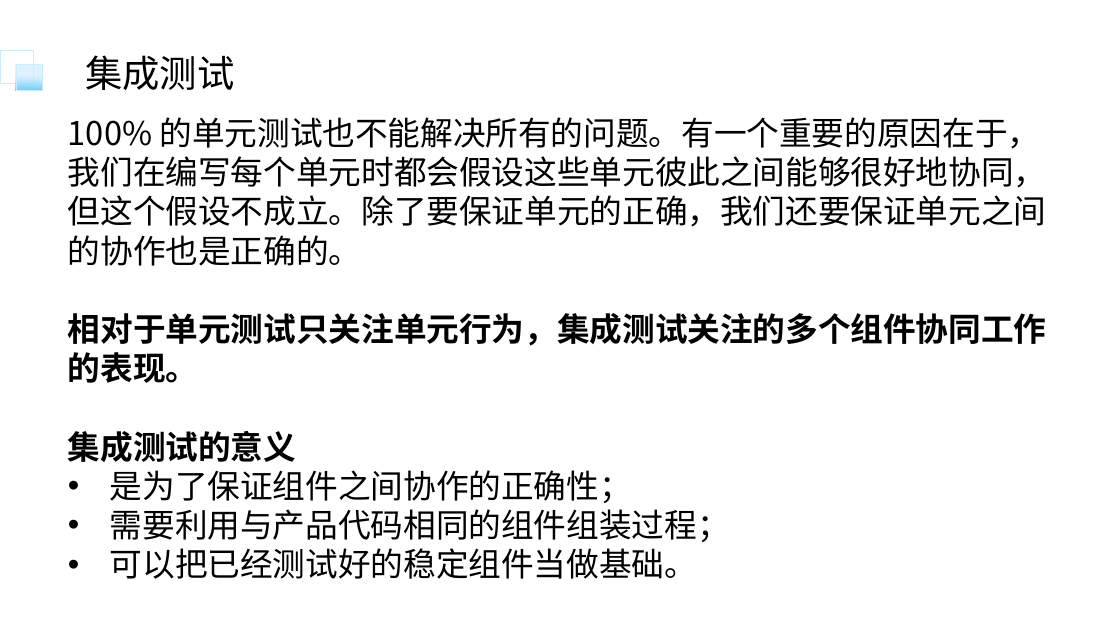
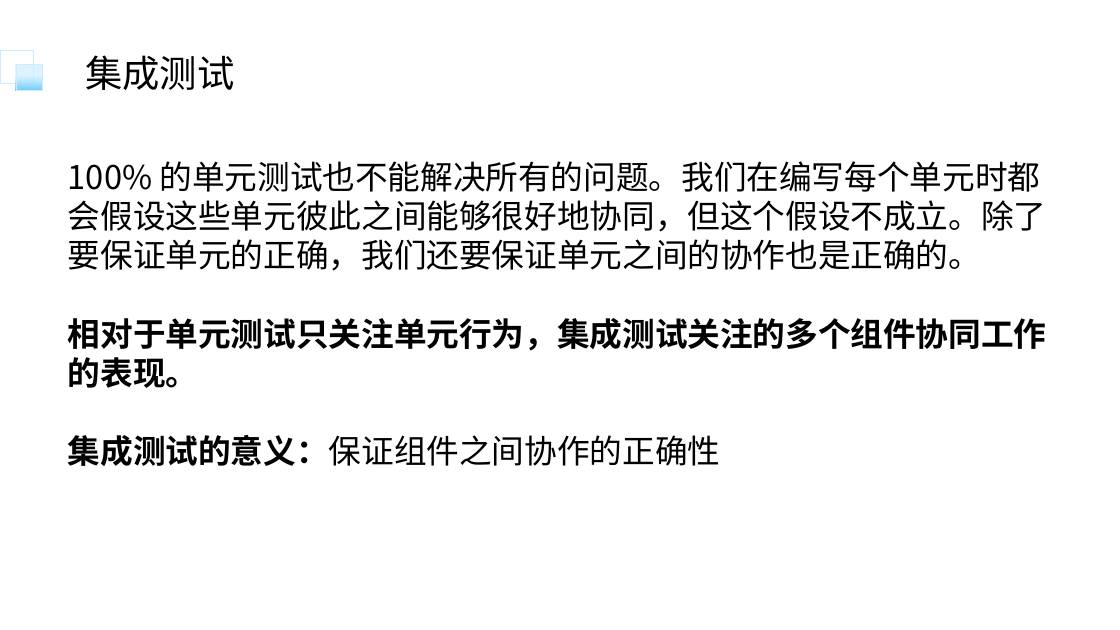
Before and after one commit to bitkylin/featureLab, a slide deck: slide 5 of learning/流程引擎断网环境下集成测试的实践/分享/流程引擎断网环境下集成测试的实践.pptx (slide 6 before the commit). Drawn at 1120x630 pixels with LibreOffice and Linux fonts; fonts in the diff are those of the drawing. Boxes give left, top, right and bottom in pixels: in the first picture for what was removed or moved away, otherwise in the second. Text is boxed around its words. In the diff, an @@ line names an element or a change of style, - is before the commit and + after.

```diff
--- a/learning/流程引擎断网环境下集成测试的实践/分享/流程引擎断网环境下集成测试的实践.pptx
+++ b/learning/流程引擎断网环境下集成测试的实践/分享/流程引擎断网环境下集成测试的实践.pptx
@@ text "100% 的单元测试也不能解决所有的问题。我们在编写每个单元时都会假设这些单元彼此之间能够很好地协同，但这个假设不成立。 ..." moved from (x1=68, y1=117, x2=1047, y2=579) to (x1=68, y1=161, x2=1047, y2=466) @@
@@ text at (x1=68, y1=161, x2=1047, y2=271): text changed @@
-100% 的单元测试也不能解决所有的问题。有一个重要的原因在于，我们在编写每个单元时都会假设这些单元彼此之间能够很好地协同，但这个假设不成立。除了要保证单元的正确，我们还要保证单元之间的协作也是正确的。
+100% 的单元测试也不能解决所有的问题。我们在编写每个单元时都会假设这些单元彼此之间能够很好地协同，但这个假设不成立。除了要保证单元的正确，我们还要保证单元之间的协作也是正确的。
@@ text at (x1=68, y1=435, x2=720, y2=466): text changed @@
-集成测试的意义
-• 是为了保证组件之间协作的正确性；
-• 需要利用与产品代码相同的组件组装过程；
-• 可以把已经测试好的稳定组件当做基础。
+集成测试的意义：保证组件之间协作的正确性
```
Also in this commit, not shown: 8 other slides changed, 2 slides added, 3 slides removed, 5 other files.
